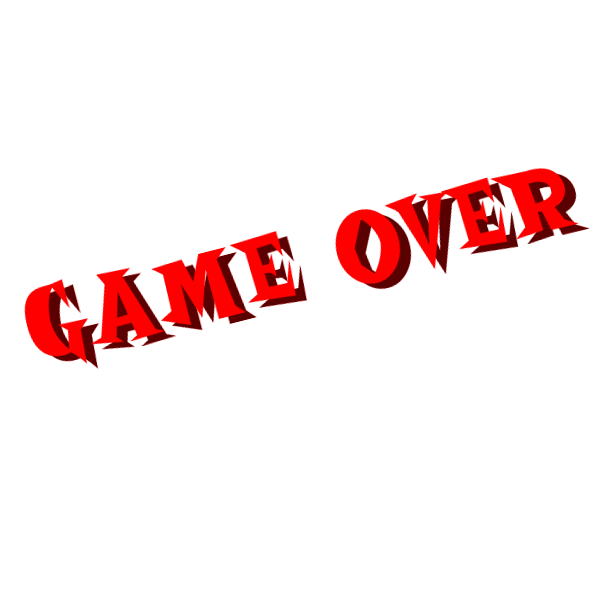
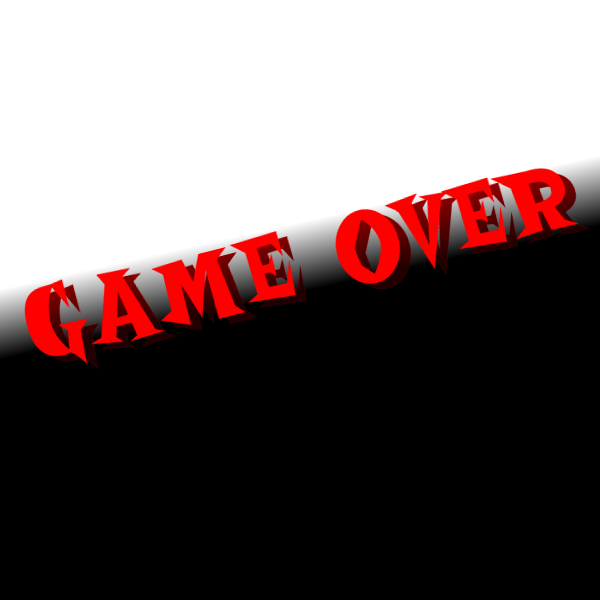
Layer changes from the first 600×600 image to the second:
added layer "Layer" (soft light) above "GAME OVER" over [0, 156, 600, 600]
